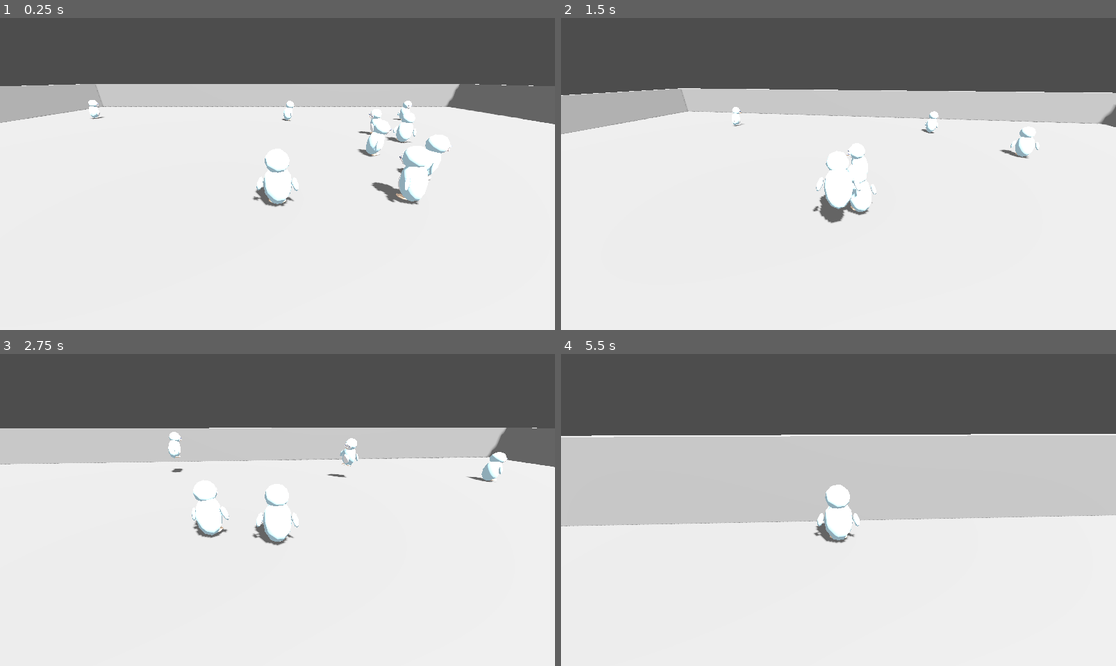
Above: before the commit, frames 1-4 (two rows, left to right).
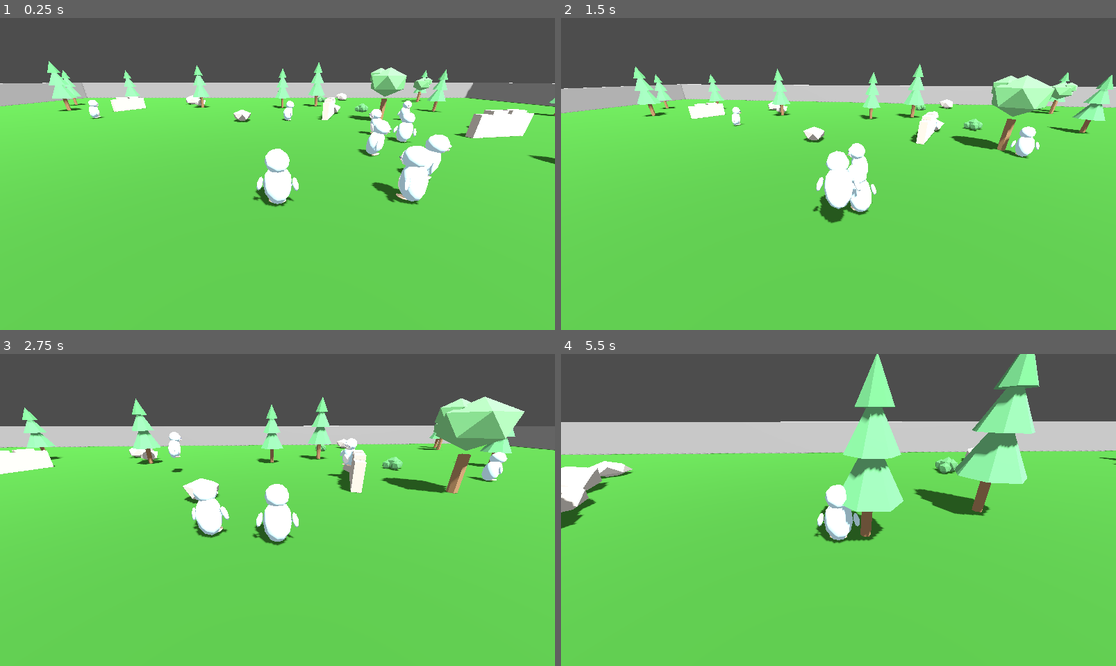
Above: after the commit, the same moments.

Repository: Leewang31/SP-Ai_Agent_Game_V1
Game: Godot game, scene res://scenes/Main.tscn
Same seed, same stepped clock (60 frames per second), same inputs: the game is played once before the commit and once after it. This scene is started directly instead of the project's main scene.
Inputs (mouse positions are in pixels of both pictures, inside the frame that each line leads up to):
- Up to frame 1 (0.25 s): no input
- Up to frame 2 (1.5 s): move the mouse to (866, 174) at 0.52 s; hold Q (attack) 0.53-1.28 s; hold W (move_forward) from 0.53 s (still down); tap Space (jump) at 0.77 s; move the mouse to (810, 174) at 1.27 s; tap Shift (sprint) at 1.35 s
- Up to frame 3 (2.75 s): keep holding W (move_forward); tap Space (jump) at 1.52 s; move the mouse to (288, 503) at 2.02 s; hold Q (attack) from 2.03 s (still down)
- Up to frame 4 (5.5 s): keep holding W (move_forward); move the mouse to (832, 516) at 2.77 s; release Q (attack) at 2.78 s; tap Shift (sprint) at 2.85, 4.35 s; tap Space (jump) at 3.02, 3.77, 4.52 s; move the mouse to (877, 513) at 3.52 s; hold Q (attack) 3.53-4.28 s; move the mouse to (794, 506) at 4.27 s; move the mouse to (844, 510) at 5.02 s; hold Q (attack) from 5.03 s (still down)

The runs differ from the first frame. In frame 1, 73% of the frame differs, in the area x 0-100%, y 13-100%; in frame 2, 74%; in frame 3, 72%; in frame 4, 75%, in the area x 0-100%, y 0-100%.

Commit message:
feat: 맵 에셋 6종 추가 + MapGenerator 80×80 장애물 배치

Diff:
--- a/output/godot-project/scripts/MapGenerator.gd
+++ b/output/godot-project/scripts/MapGenerator.gd
@@ -1,12 +1,34 @@
 extends Node3D
 
-const MAP_SIZE       : float = 50.0
+const MAP_SIZE       : float = 80.0
 const WALL_HEIGHT    : float = 3.0
 const WALL_THICKNESS : float = 0.5
+
+# 장애물 에셋 경로
+const TREE_A    : String = "res://assets/tree_a.glb"
+const TREE_B    : String = "res://assets/tree_b.glb"
+const ROCK      : String = "res://assets/rock_large.glb"
+const BUSH      : String = "res://assets/bush_dense.glb"
+const LOW_WALL  : String = "res://assets/low_wall.glb"
+const SHED      : String = "res://assets/shed.glb"
+
+# 장애물 배치 설정
+const TREE_A_COUNT    : int   = 16
+const TREE_B_COUNT    : int   = 8
+const ROCK_COUNT      : int   = 10
+const BUSH_COUNT      : int   = 12
+const LOW_WALL_COUNT  : int   = 7
+const SHED_COUNT      : int   = 2
+
+# 맵 중앙 개방 구역 반경 (봇 군집 이동 공간)
+const CENTER_CLEAR_RADIUS : float = 14.0
+# 스폰 구역 보호 반경
+const SPAWN_CLEAR_RADIUS  : float = 8.0
 
 func _ready() -> void:
 	_create_floor()
 	_create_walls()
+	_place_obstacles()
 
 func _create_floor() -> void:
 	var body      := StaticBody3D.new()
@@ -18,7 +40,14 @@
 	mesh.size  = Vector3(MAP_SIZE, 0.1, MAP_SIZE)
 	shape.size = Vector3(MAP_SIZE, 0.1, MAP_SIZE)
 	mesh_inst.mesh = mesh
-	col.shape      = shape
+
+	# 잔디 색상
+	var mat := StandardMaterial3D.new()
+	mat.albedo_color = Color(0.22, 0.48, 0.18)
+	mat.roughness    = 1.0
+	mesh_inst.material_override = mat
+
+	col.shape = shape
 	body.add_child(mesh_inst)
 	body.add_child(col)
 	add_child(body)
@@ -46,3 +75,59 @@
 		body.add_child(mesh_inst)
 		body.add_child(col)
 		add_child(body)
+
+func _place_obstacles() -> void:
+	var rng := RandomNumberGenerator.new()
+	rng.seed = 1337  # 고정 시드 — 매번 동일한 맵
+
+	var placed : Array[Vector2] = []
+
+	_spawn_asset(TREE_A,   TREE_A_COUNT,   rng, placed, 2.5)
+	_spawn_asset(TREE_B,   TREE_B_COUNT,   rng, placed, 3.0)
+	_spawn_asset(ROCK,     ROCK_COUNT,     rng, placed, 1.8)
+	_spawn_asset(BUSH,     BUSH_COUNT,     rng, placed, 1.5)
+	_spawn_asset(LOW_WALL, LOW_WALL_COUNT, rng, placed, 2.5)
+	_spawn_asset(SHED,     SHED_COUNT,     rng, placed, 5.0)
+
+func _spawn_asset(path: String, count: int, rng: RandomNumberGenerator,
+		placed: Array[Vector2], min_gap: float) -> void:
+	var res := load(path)
+	if not res:
+		push_warning("[MapGenerator] 로드 실패: " + path)
+		return
+
+	var half   := MAP_SIZE / 2.0 - 3.0
+	var placed_count := 0
+	var attempts     := 0
+
+	while placed_count < count and attempts < count * 20:
+		attempts += 1
+		var x := rng.randf_range(-half, half)
+		var z := rng.randf_range(-half, half)
+		var pos2 := Vector2(x, z)
+
+		# 중앙 개방 구역 제외
+		if pos2.length() < CENTER_CLEAR_RADIUS:
+			continue
+		# 플레이어 기본 스폰 위치(0,0) 근처 제외
+		if pos2.length() < SPAWN_CLEAR_RADIUS:
+			continue
+		# 기존 오브젝트와 간격 확인
+		var too_close := false
+		for p in placed:
+			if pos2.distance_to(p) < min_gap:
+				too_close = true
+				break
+		if too_close:
+			continue
+
+		placed.append(pos2)
+		placed_count += 1
+
+		var inst : Node3D = res.instantiate()
+		inst.position = Vector3(x, 0.0, z)
+		inst.rotation.y = rng.randf_range(0.0, TAU)
+		# 약간의 크기 변화로 자연스러움 추가
+		var scale_f := rng.randf_range(0.85, 1.15)
+		inst.scale   = Vector3(scale_f, scale_f, scale_f)
+		add_child(inst)
Binary file added: output/godot-project/assets/bush_dense.glb
Binary file added: output/godot-project/assets/low_wall.glb
Binary file added: output/godot-project/assets/rock_large.glb
Binary file added: output/godot-project/assets/shed.glb
Binary file added: output/godot-project/assets/tree_a.glb
Binary file added: output/godot-project/assets/tree_b.glb
